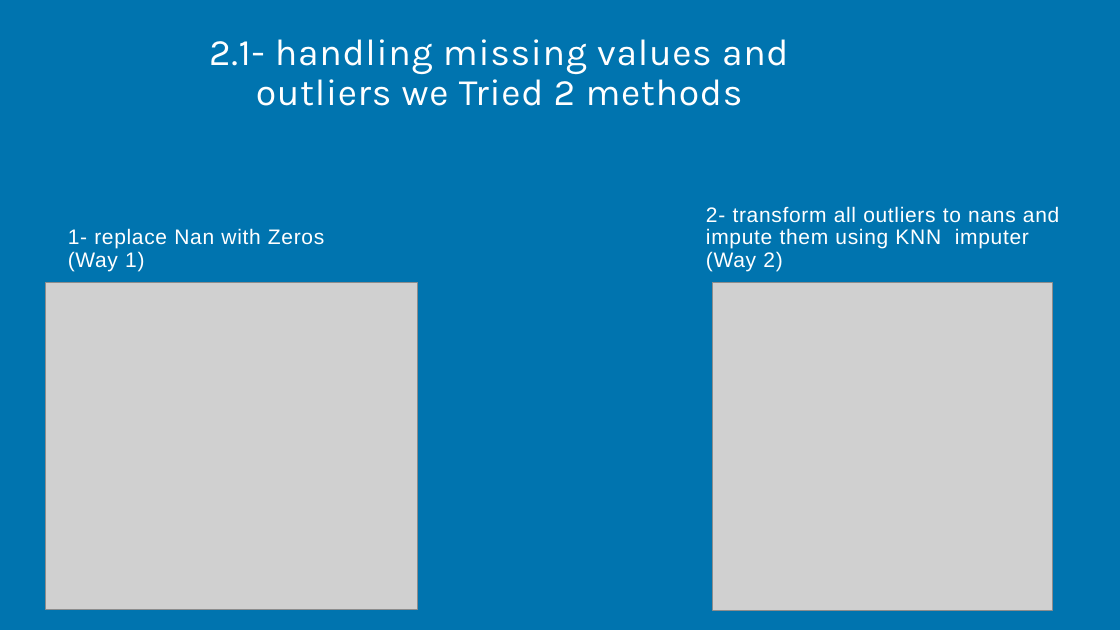
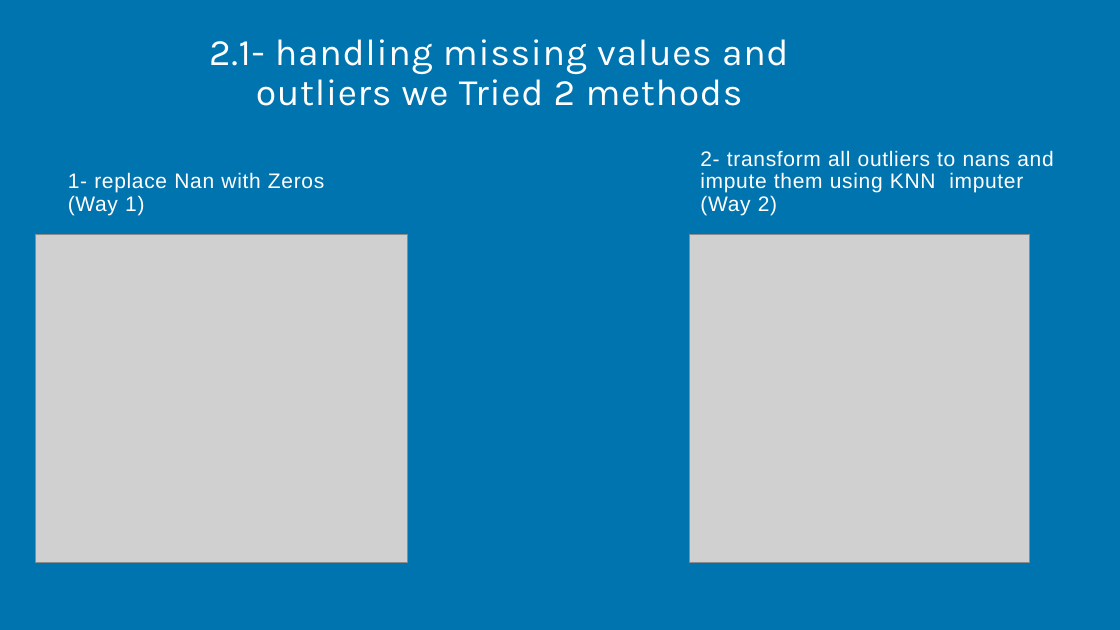
Before and after one commit to Reema-Khaseeb/clustering-credit-card-customer-segmentation, a slide deck: slide 8 of presentation/Credit Card Clustering.pptx (slide 7 before the commit). Drawn at 1120x630 pixels with LibreOffice and Linux fonts; fonts in the diff are those of the drawing; grey boxes stand for pictures. Boxes give left, top, right and bottom in pixels: in the first picture for what was removed or moved away, otherwise in the second. Text is boxed around its words. In the diff, an @@ line names an element or a change of style, - is before the commit and + after.

```diff
--- a/presentation/Credit Card Clustering.pptx
+++ b/presentation/Credit Card Clustering.pptx
@@ text "2- transform all outliers to ..." moved from (x1=706, y1=206, x2=1059, y2=271) to (x1=700, y1=150, x2=1053, y2=215) @@
@@ text "1- replace Nan with Zeros" moved from (x1=68, y1=228, x2=324, y2=272) to (x1=68, y1=172, x2=324, y2=216) @@
@@ picture moved from (x1=45, y1=282, x2=418, y2=610) to (x1=36, y1=234, x2=408, y2=562) @@
@@ picture moved from (x1=712, y1=282, x2=1053, y2=611) to (x1=690, y1=234, x2=1030, y2=563) @@
```
Also in this commit, not shown: 9 other slides changed, 15 slides added.
